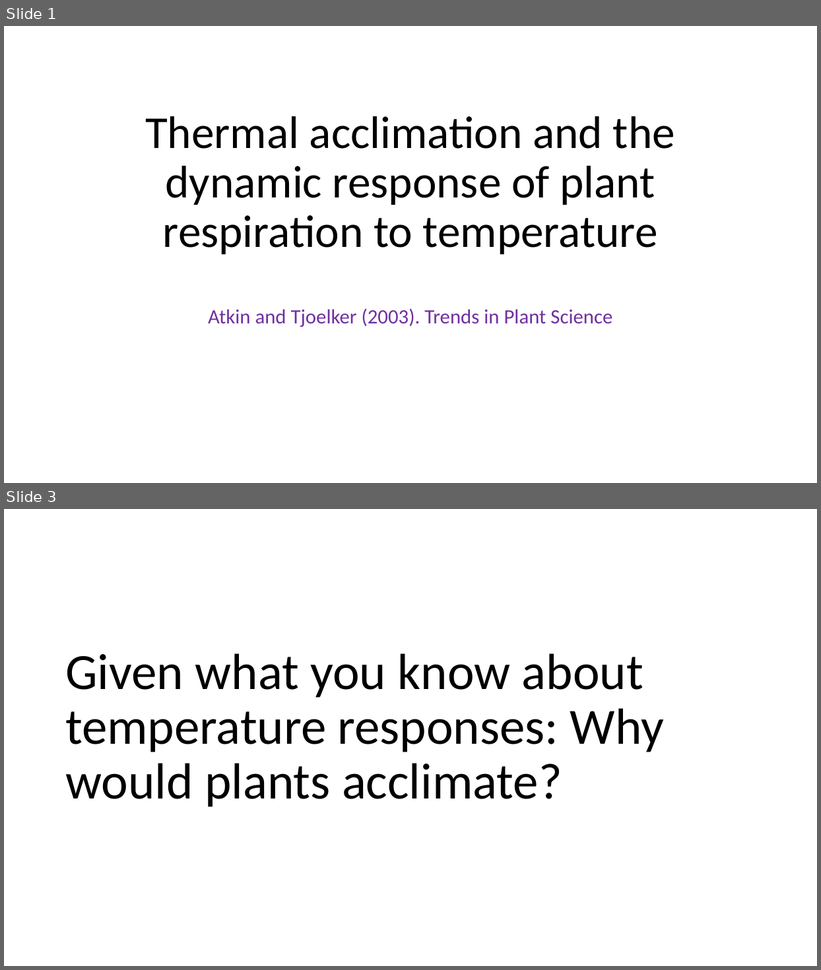
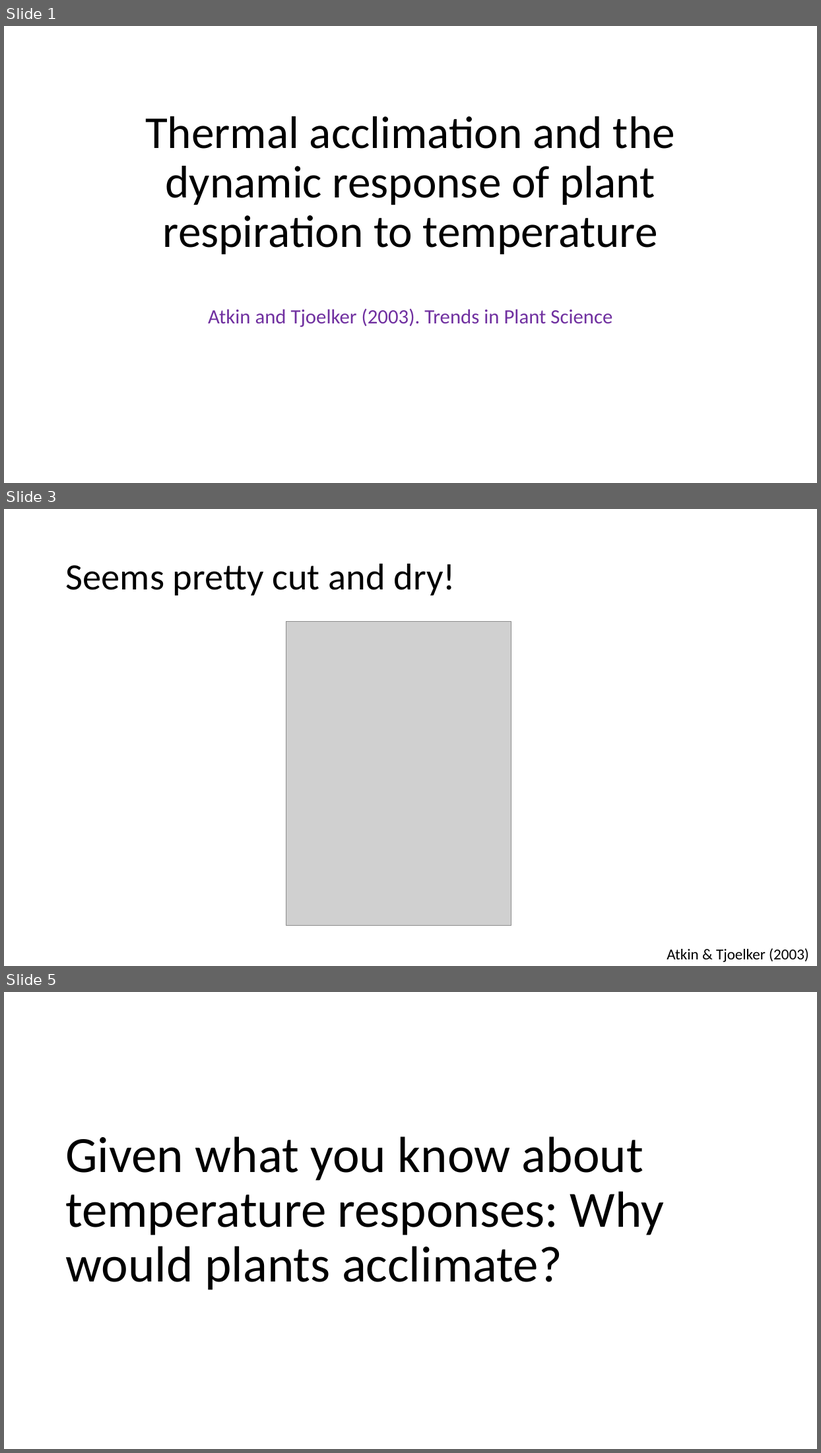
Before and after one commit to SmithEcophysLab/ecophys_sp2019, a slide deck: Readings/Discussion_slides/src/week4_Atkin2003.pptx. Shown one above the other, each under a label of ours: slides 1 and 3 before the commit, slides 1, 3 and 5 after it; the slides between them are not shown. The pictures are 821x970 and 821x1453 pixels, drawn with LibreOffice and Linux fonts; fonts in the diff are those of the drawing; grey boxes stand for pictures. Boxes give left, top, right and bottom in pixels: in the first picture for what was removed or moved away, otherwise in the second. Text is boxed around its words. In the diff, an @@ line names an element or a change of style, - is before the commit and + after.

```diff
--- a/Readings/Discussion_slides/src/week4_Atkin2003.pptx
+++ b/Readings/Discussion_slides/src/week4_Atkin2003.pptx
@@ slide 3 added at bbox=[4, 509, 817, 966], background #FFFFFF @@
@@ title added at bbox=[66, 563, 455, 595], 44 pt, text #000000 @@
+Seems pretty cut and dry!
@@ picture added at bbox=[286, 622, 512, 926] @@
@@ text added at bbox=[667, 949, 809, 962], 18 pt, text #000000 @@
+Atkin & Tjoelker (2003)
@@ what was slide 3 is now slide 5 @@
```
Also in this commit, not shown: 1 slide changed, 1 other slide added, 1 other file.
